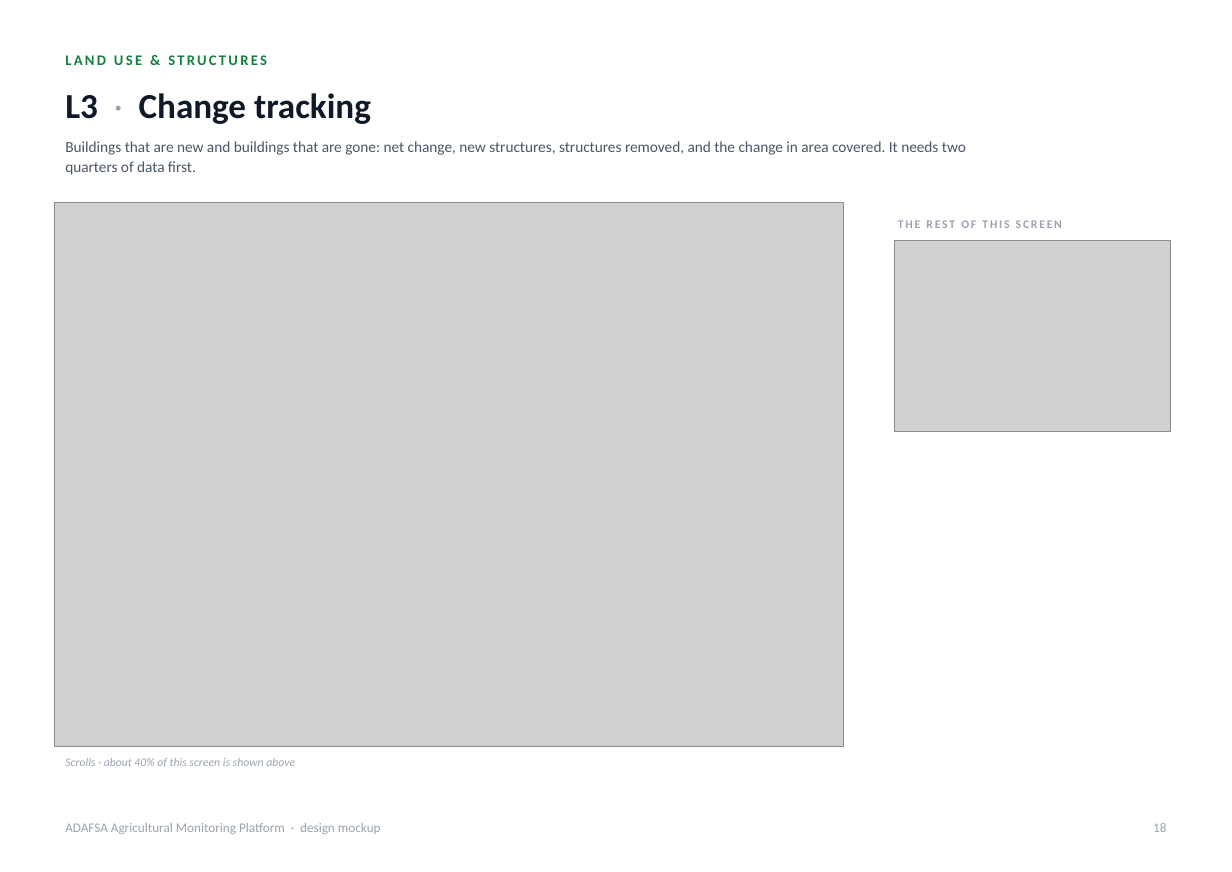
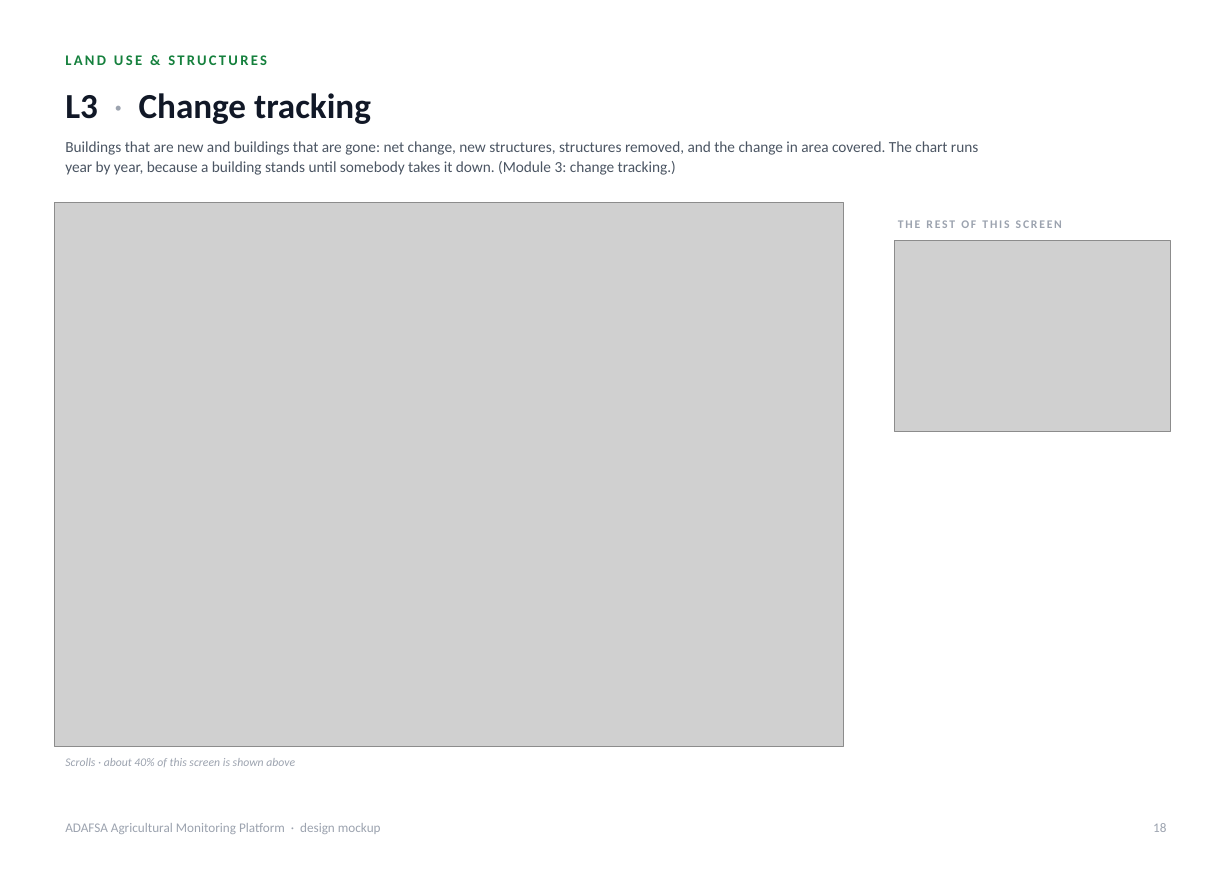
Before and after one commit to romainbigare/adafsa-mockup, a slide deck: slide 18 of docs/ADAFSA_Platform_Screens.pptx. Drawn at 1232x872 pixels with LibreOffice and Linux fonts; fonts in the diff are those of the drawing; grey boxes stand for pictures. Boxes give left, top, right and bottom in pixels: in the first picture for what was removed or moved away, otherwise in the second. Text is boxed around its words. In the diff, an @@ line names an element or a change of style, - is before the commit and + after.

```diff
--- a/docs/ADAFSA_Platform_Screens.pptx
+++ b/docs/ADAFSA_Platform_Screens.pptx
@@ text at (65,141,978,175): text changed @@
-Buildings that are new and buildings that are gone: net change, new structures, structures removed, and the change in area covered. It needs two quarters of data first.
+Buildings that are new and buildings that are gone: net change, new structures, structures removed, and the change in area covered. The chart runs year by year, because a building stands until somebody takes it down. (Module 3: change tracking.)
```
Also in this commit, not shown: 1 other slide changed, 14 other files.
